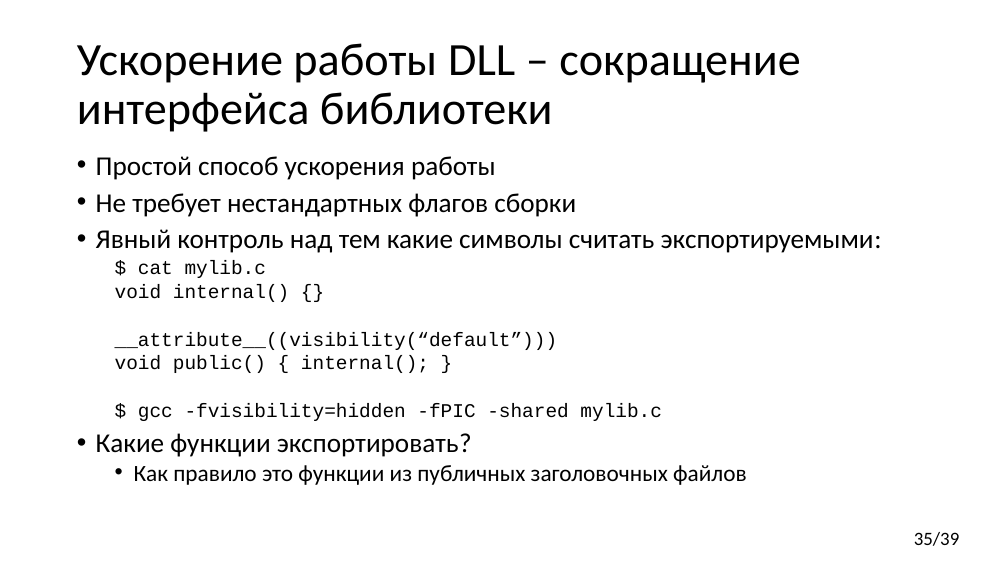
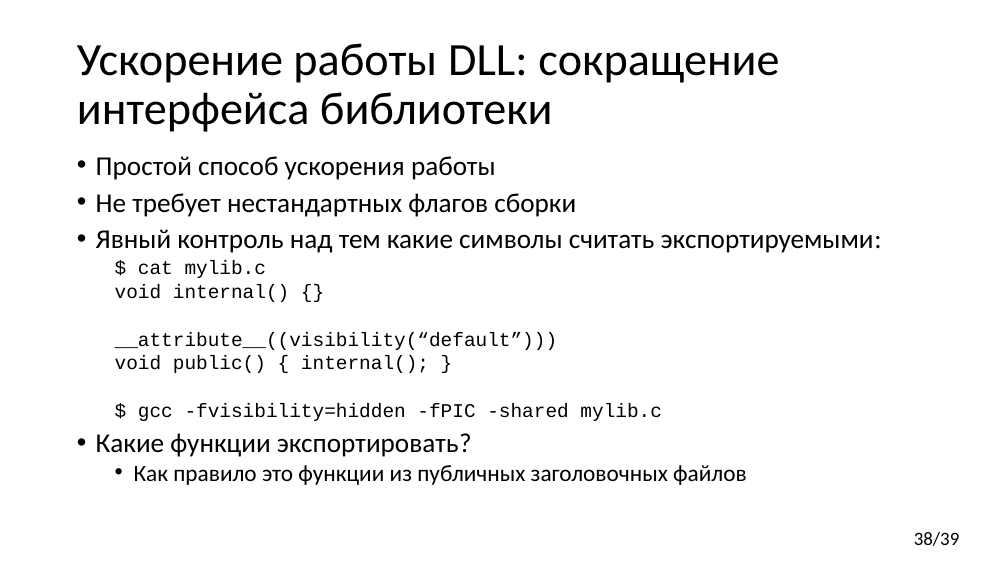
Before and after one commit to yugr/CppRussia, a slide deck: slide 38 of 2024/RU.pptx (slide 35 before the commit). Drawn at 1008x567 pixels with LibreOffice and Linux fonts; fonts in the diff are those of the drawing. Boxes give left, top, right and bottom in pixels: in the first picture for what was removed or moved away, otherwise in the second. Text is boxed around its words. In the diff, an @@ line names an element or a change of style, - is before the commit and + after.

```diff
--- a/2024/RU.pptx
+++ b/2024/RU.pptx
@@ title at (77,43,779,132): text changed @@
-Ускорение работы DLL – сокращение интерфейса библиотеки
+Ускорение работы DLL: сокращение интерфейса библиотеки
@@ page number at (914,532,960,546): text changed @@
-35/39
+38/39
```
Also in this commit, not shown: 6 other slides changed, 6 slides added.
